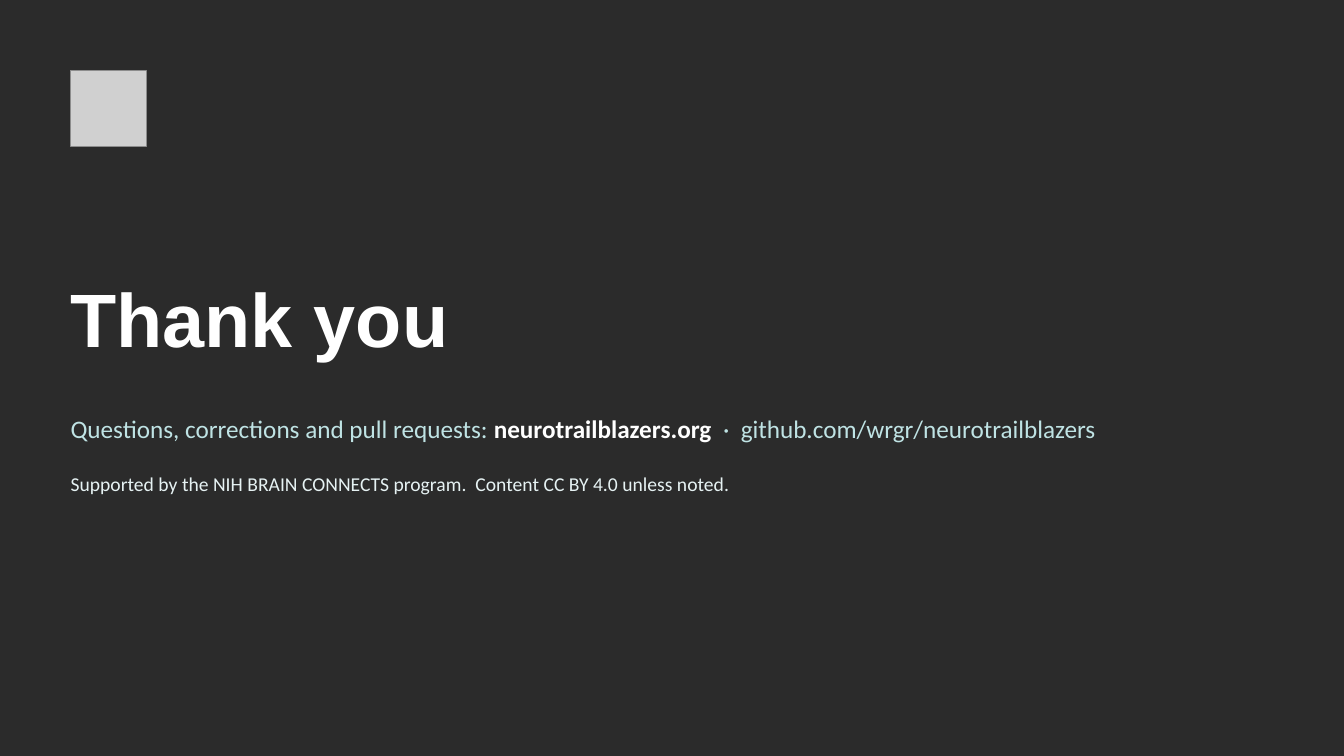
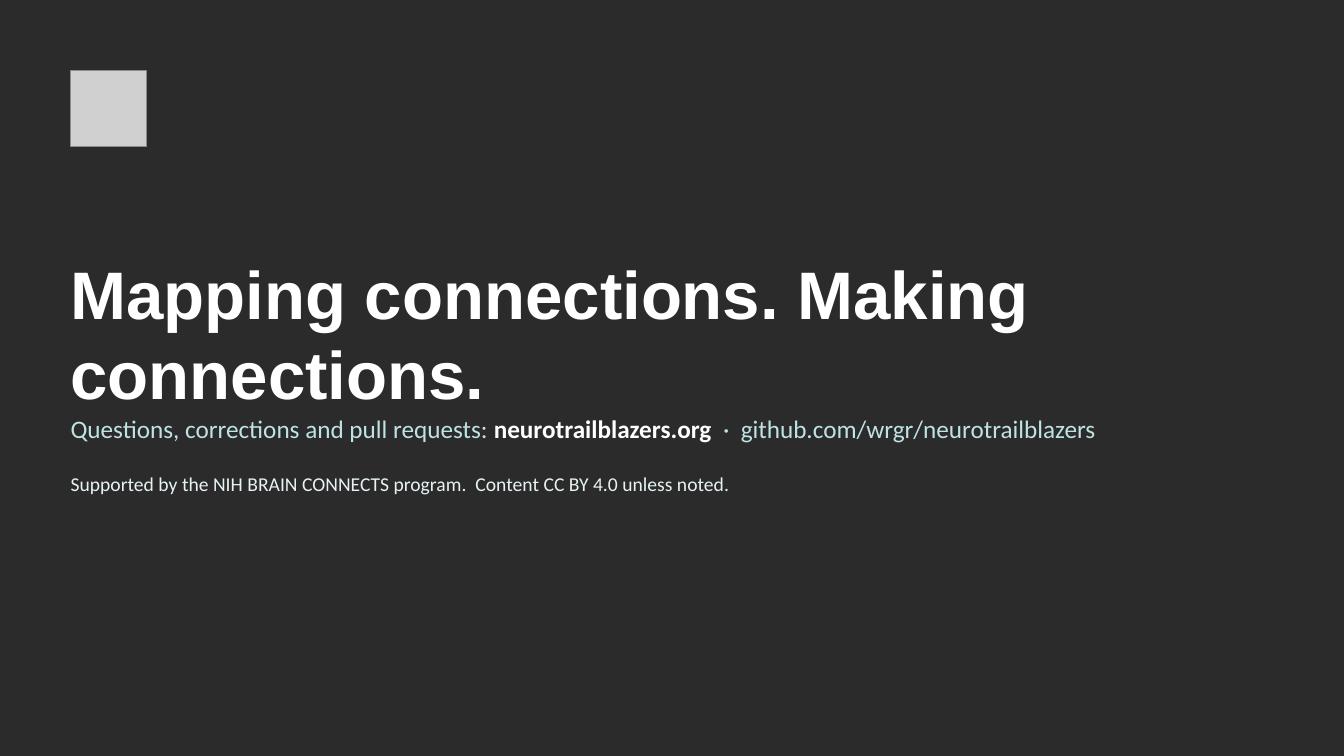
Before and after one commit to wrgr/neurotrailblazers, a slide deck: slide 12 of assets/brand/NeuroTrailblazers-slide-template.pptx. Drawn at 1344x756 pixels with LibreOffice and Linux fonts; fonts in the diff are those of the drawing; grey boxes stand for pictures; background and template pictures are left out; a plain dark background stands for a picture behind light text. Boxes give left, top, right and bottom in pixels: in the first picture for what was removed or moved away, otherwise in the second. Text is boxed around its words. In the diff, an @@ line names an element or a change of style, - is before the commit and + after.

```diff
--- a/assets/brand/NeuroTrailblazers-slide-template.pptx
+++ b/assets/brand/NeuroTrailblazers-slide-template.pptx
@@ text at (71,270,1029,400): text changed; size 54 to 48 pt @@
-Thank you
+Mapping connections. Making connections.
```
Also in this commit, not shown: 10 other slides changed, 15 other files.
